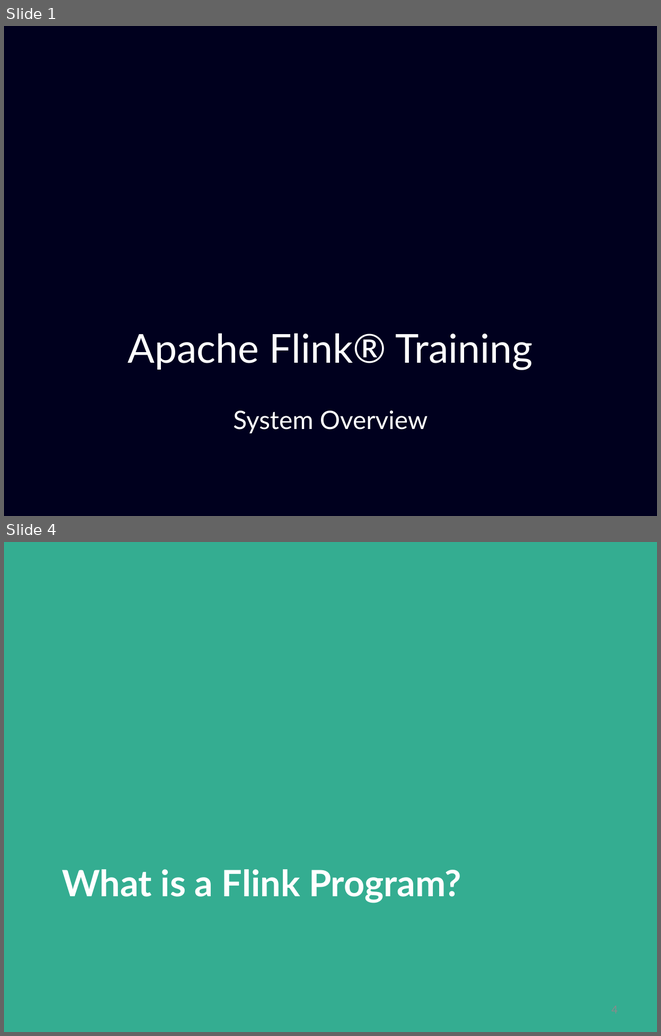
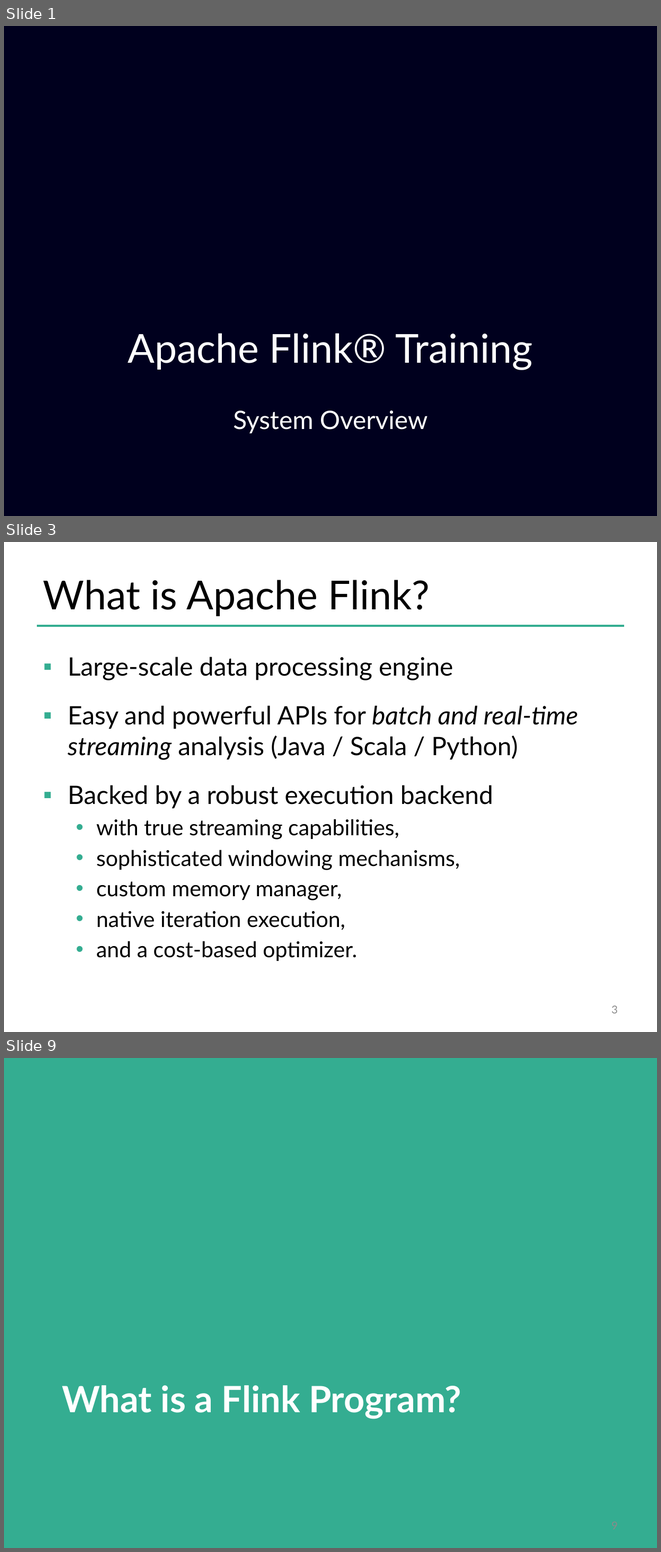
Before and after one commit to dataArtisans/flink-training-web, a slide deck: slides/flink_overview.pptx. Shown one above the other, each under a label of ours: slides 1 and 4 before the commit, slides 1, 3 and 9 after it; the slides between them are not shown. The pictures are 661x1036 and 661x1552 pixels, drawn with LibreOffice and Linux fonts; fonts in the diff are those of the drawing; background and template pictures are left out. Boxes give left, top, right and bottom in pixels: in the first picture for what was removed or moved away, otherwise in the second. Text is boxed around its words. In the diff, an @@ line names an element or a change of style, - is before the commit and + after.

```diff
--- a/slides/flink_overview.pptx
+++ b/slides/flink_overview.pptx
@@ slide 3 added at bbox=[4, 542, 657, 1032], background #FFFFFF @@
@@ title added at bbox=[43, 580, 430, 616], 44 pt, text #000000 @@
+What is Apache Flink?
@@ line added from (37, 626) to (624, 626), #34AD91 2 pt @@
@@ text added at bbox=[68, 656, 578, 961], 28 pt, text #000000 @@
+▪ Large-scale data processing engine
+▪ Easy and powerful APIs for batch and real-time streaming analysis (Java / Scala / Python)
+▪ Backed by a robust execution backend
+  • with true streaming capabilities,
+  • sophisticated windowing mechanisms,
+  • custom memory manager,
+  • native iteration execution,
+  • and a cost-based optimizer.
@@ page number added at bbox=[611, 1005, 618, 1013], 12 pt, text #8C8C8C @@
+3
@@ what was slide 4 is now slide 9 @@
```
Also in this commit, not shown: 3 slides changed, 29 other slides added, 1 slide removed.
